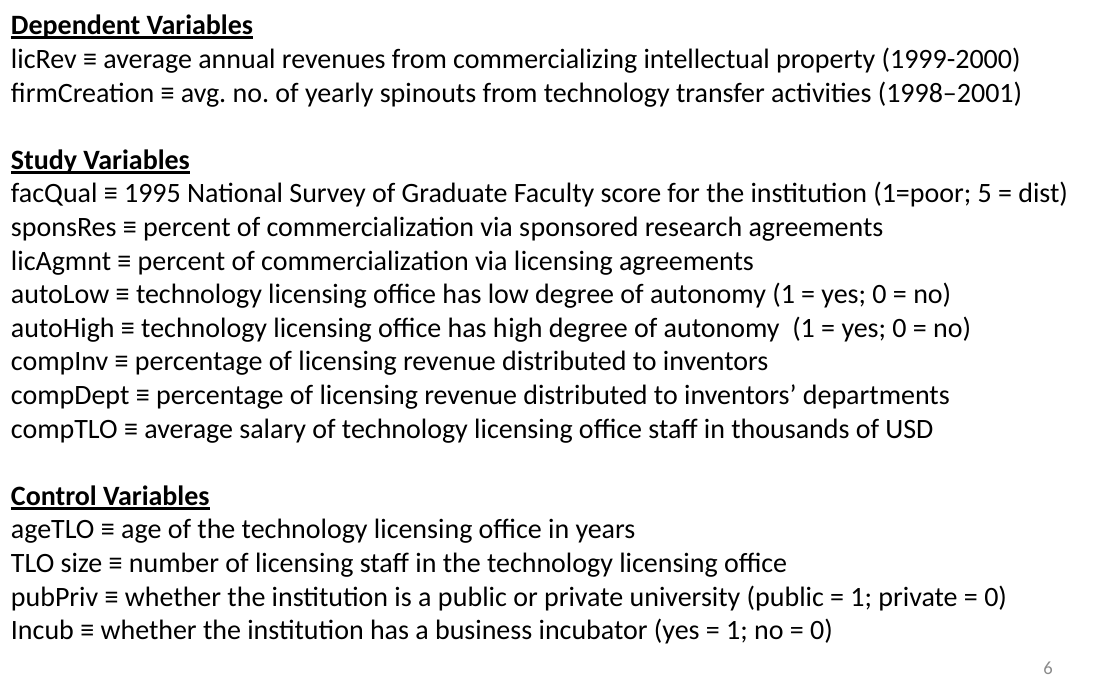
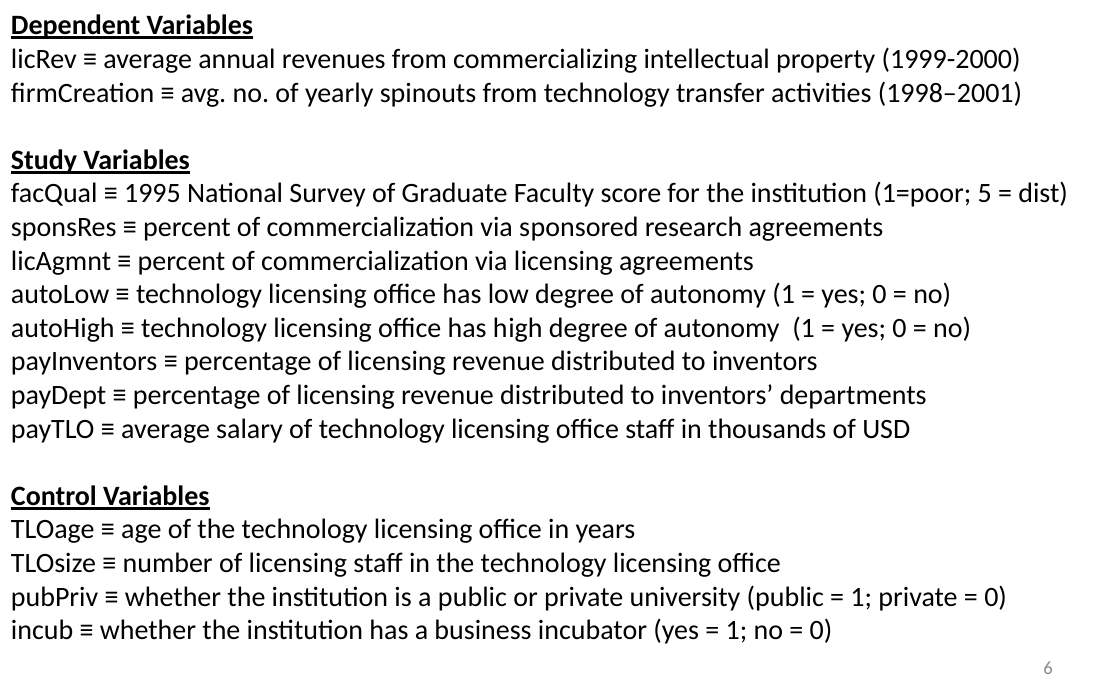
Before and after one commit to SLU-Courses-Townes/SOC6100, a slide deck: slide 6 of Presentations/Presentation01/AsiriHouseTownes_SOC6100_JournalArticleCritique.pptx. Drawn at 1120x700 pixels with LibreOffice and Linux fonts; fonts in the diff are those of the drawing. Boxes give left, top, right and bottom in pixels: in the first picture for what was removed or moved away, otherwise in the second. Text is boxed around its words. In the diff, an @@ line names an element or a change of style, - is before the commit and + after.

```diff
--- a/Presentations/Presentation01/AsiriHouseTownes_SOC6100_JournalArticleCritique.pptx
+++ b/Presentations/Presentation01/AsiriHouseTownes_SOC6100_JournalArticleCritique.pptx
@@ text at (x1=11, y1=350, x2=927, y2=443): text changed @@
-compInv ≡ percentage of licensing revenue distributed to inventors
-compDept ≡ percentage of licensing revenue distributed to inventors’ departments
-compTLO ≡ average salary of technology licensing office staff in thousands of USD
+payInventors ≡ percentage of licensing revenue distributed to inventors
+payDept ≡ percentage of licensing revenue distributed to inventors’ departments
+payTLO ≡ average salary of technology licensing office staff in thousands of USD
@@ text at (x1=11, y1=518, x2=781, y2=577): text changed @@
-ageTLO ≡ age of the technology licensing office in years
-TLO size ≡ number of licensing staff in the technology licensing office
+TLOage ≡ age of the technology licensing office in years
+TLOsize ≡ number of licensing staff in the technology licensing office
@@ text at (x1=11, y1=618, x2=833, y2=644): text changed @@
-Incub ≡ whether the institution has a business incubator (yes = 1; no = 0)
+incub ≡ whether the institution has a business incubator (yes = 1; no = 0)
```
Also in this commit, not shown: 3 other slides changed, 1 slide added, 1 slide removed.
